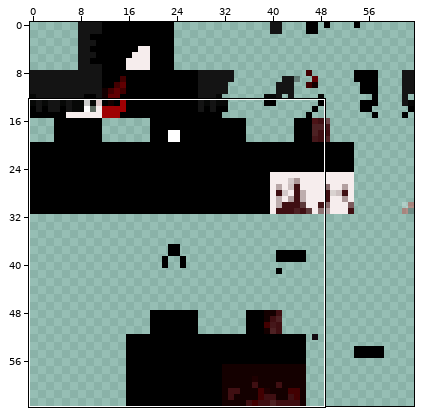
Two states of a pixel-art sprite, skins/skins/Jxckel1n.png. Above: a wide view before the commit, with the close-up outlined.
Close-up. The starting point:
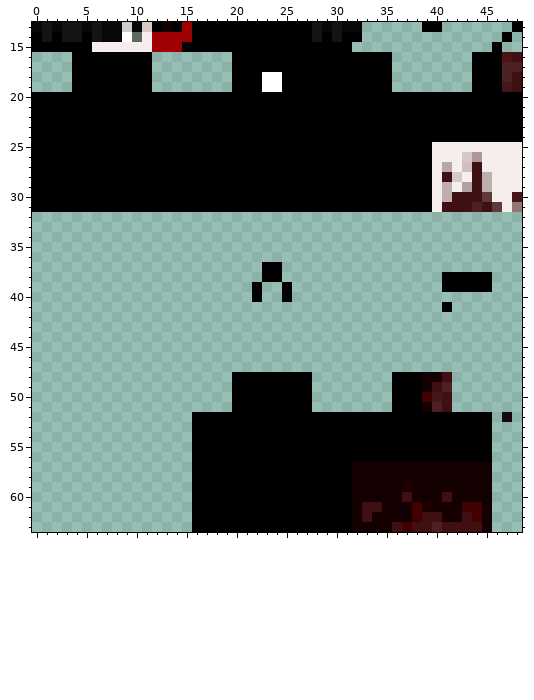
Colours within 5 levels of each other are drawn and written as one. Shown: x 0..48, y 13..63.
New version:
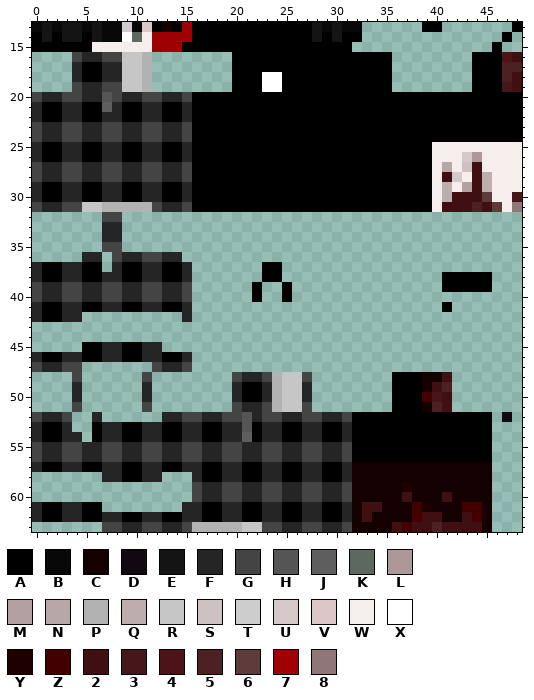
Palette (. is transparent): A #000000  B #070807  C #140000  D #12080f  E #141414  F #252525  G #444444  H #555555  J #5e5e5e  K #5d6960  L #ac9898  M #b3a1a1  N #b8a7a7  P #b2b2b2  Q #bdadad  R #c6c6c6  S #cdc1c1  T #cdcdcd  U #d3c9c9  V #dcc7c7  W #f6eded  X #ffffff  Y #1f0001  Z #420001  2 #3f0f12  3 #45171a  4 #4c1417  5 #4d2123  6 #5e3b3b  7 #9f0003  8 #907676
From old to new:
file 512x512 -> 64x64 pixels (blocks of 8x8 -> 1x1; one block is one cell here)
Changed rows in their new state; - is an unchanged pixel.
first column x 0:
16 ----GFFGGRRP--------------------
17 ----F--FFRRP--------------------
18 ----F--FFRRP--------------------
19 ----GFFGGRRP--------------------
20 GFFGGFFHGFFGGFFG----------------
21 F--FF--JF--FF--F----------------
22 F--FF--FF--FF--F----------------
23 GFFGGFFGGFFGGFFG----------------
24 GFFGGFFGGFFGGFFG----------------
25 F--FF--FF--FF--F----------------
26 F--FF--FF--FF--F----------------
27 GFFGGFFGGFFGGFFG----------------
28 GFFGGFFGGFFGGFFG----------------
29 F--FF--FF--FF--F----------------
30 F--FF--FF--FF--F----------------
31 GFFGGRRPPPPPGFFG----------------
32 -------GG-----------------------
33 -------FF-----------------------
34 -------FF-----------------------
35 -------GG-----------------------
36 -----FF-GFFGGFF-----------------
37 FAAFFAA-FAAFFAAF----------------
38 FAAFFAAFFAAFFAAF----------------
39 GFFGGFFGGFFGGFFG----------------
40 GFFGGFFGGFFGGFFG----------------
41 FAAFFAAFFAAFFAAF----------------
42 FAAFF----------F----------------
45 -----AAFFAAFF-------------------
46 FAAFFAAFFAAFFAAF----------------
47 GFFGG-------GFFG----------------
48 ----G------G--------GFFGPRRG----
49 ----F------F--------F--FPRRF----
50 ----F------F--------F--FPRRF----
51 ----G------G--------GFFGPRRG----
52 GFFG--F------FFGGFFGGHFGGFFGGFFG
53 FAAF--AFFAAFFAAFF--FFH-FF--FF--F
54 FAAFF-AFFAAFFAAFF--FFJ-FF--FF--F
55 GFFGGFFGGFFGGFFGGFFGGFFGGFFGGFFG
56 GFFGGFFGGFFGGFFGGFFGGFFGGFFGGFFG
57 FAAFFAAFFAAFFAAFF--FF--FF--FF--F
58 -------FFAAFF---F--FF--FF--FF--F
59 ----------------GFFGGFFGGFFGGFFG
60 ----------------GFFGGFFGGFFGGFFG
61 FAAFFAA--------FF--FF--FF--FF--F
62 FAAFFAAFFAAFFAAFF--FF--FF--FF--F
63 -------GGFFGGFFGPPPPPRRGGFFGGFFG
